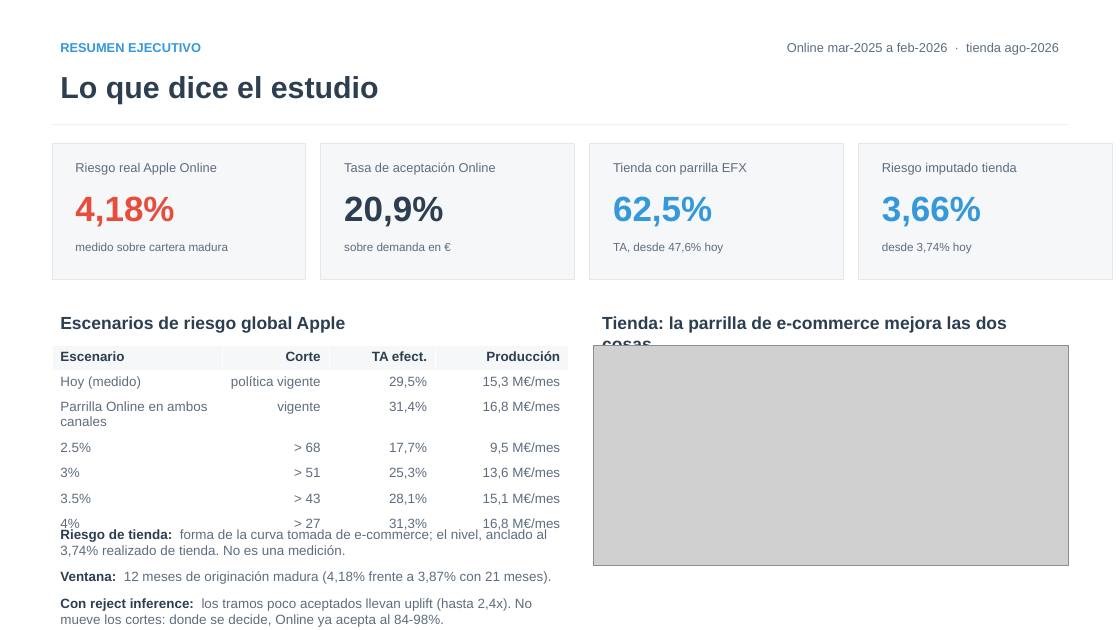
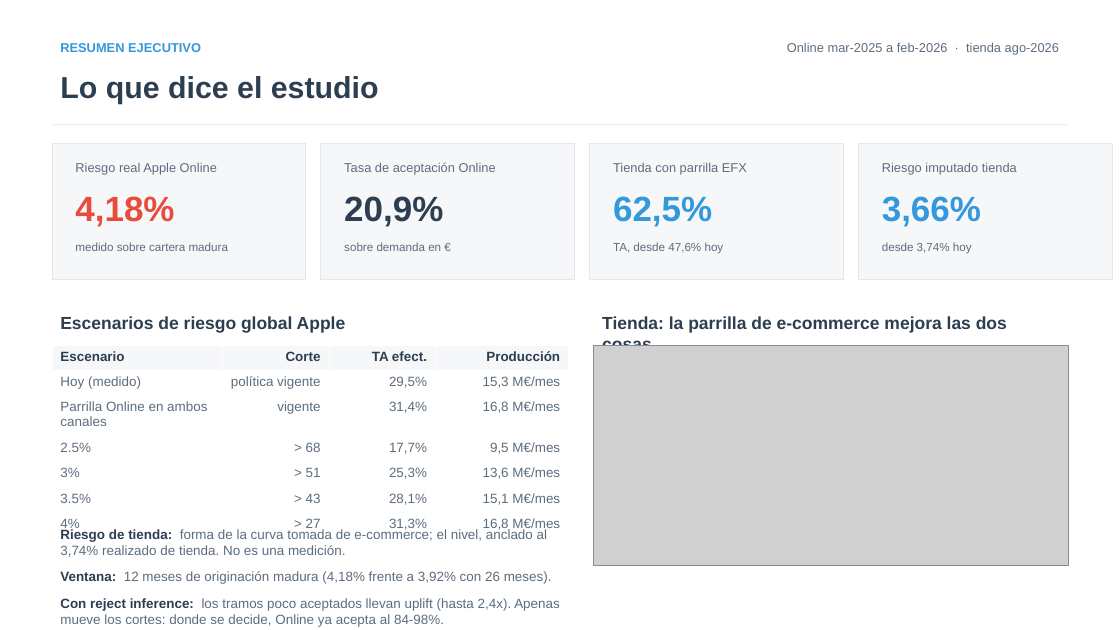
Before and after one commit to iocariz/scoring_tools, a slide deck: slide 2 of output/apple_deck/Estudio_Apple_EFX.pptx. Drawn at 1120x630 pixels with LibreOffice and Linux fonts; fonts in the diff are those of the drawing; grey boxes stand for pictures. Boxes give left, top, right and bottom in pixels: in the first picture for what was removed or moved away, otherwise in the second. Text is boxed around its words. In the diff, an @@ line names an element or a change of style, - is before the commit and + after.

```diff
--- a/output/apple_deck/Estudio_Apple_EFX.pptx
+++ b/output/apple_deck/Estudio_Apple_EFX.pptx
@@ text at <box>60,571,560,627</box>: text changed @@
-Ventana: 12 meses de originación madura (4,18% frente a 3,87% con 21 meses).
-Con reject inference: los tramos poco aceptados llevan uplift (hasta 2,4x). No mueve los cortes: donde se decide, Online ya acepta al 84-98%.
+Ventana: 12 meses de originación madura (4,18% frente a 3,92% con 26 meses).
+Con reject inference: los tramos poco aceptados llevan uplift (hasta 2,4x). Apenas mueve los cortes: donde se decide, Online ya acepta al 84-98%.
```
Also in this commit, not shown: 5 other slides changed, 7 other files.
